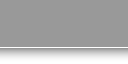
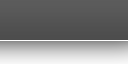
Layered file, before and after one edit (128px x 64px). Changes by layer:
added layer "Subnavigation" above "Layer 5" over [0, 0, 128, 40]
hid "Layer 5" over [0, 0, 128, 47]
